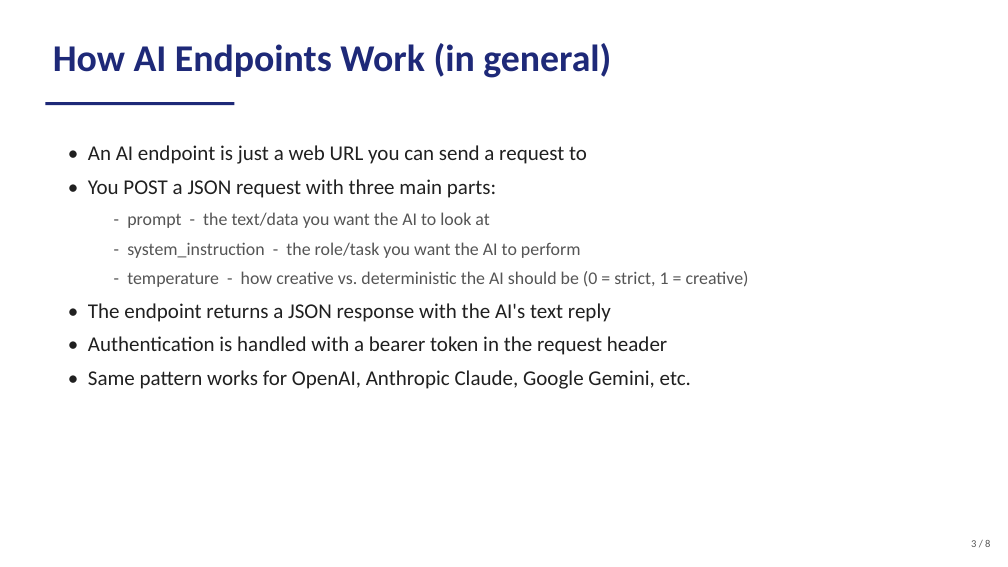
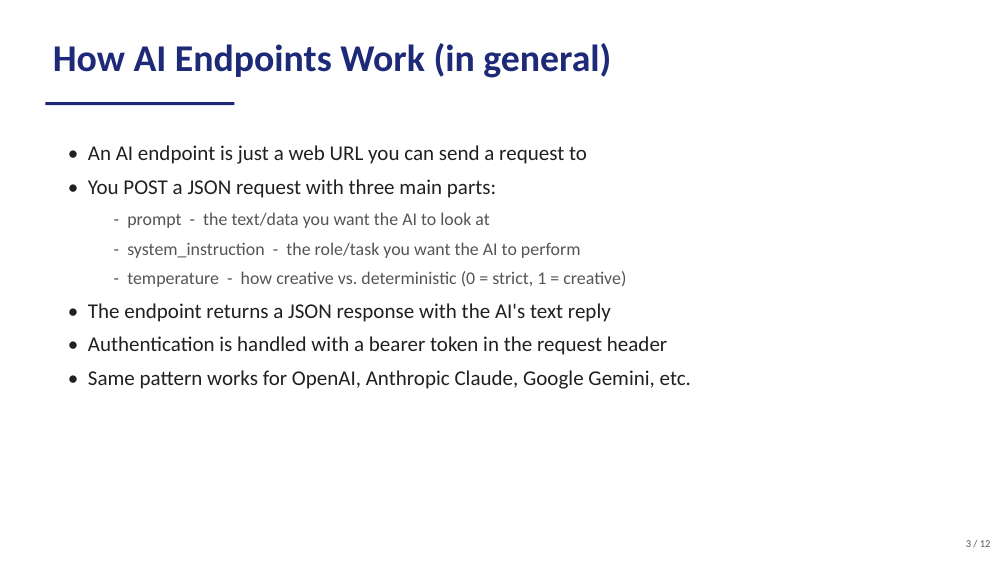
Before and after one commit to AdamJirari/Bank-Game, a slide deck: slide 3 of Galileo_Payment_Analyzer.pptx. Drawn at 1008x567 pixels with LibreOffice and Linux fonts; fonts in the diff are those of the drawing. Boxes give left, top, right and bottom in pixels: in the first picture for what was removed or moved away, otherwise in the second. Text is boxed around its words. In the diff, an @@ line names an element or a change of style, - is before the commit and + after.

```diff
--- a/Galileo_Payment_Analyzer.pptx
+++ b/Galileo_Payment_Analyzer.pptx
@@ text at (127,271,626,287): text changed @@
-  - temperature - how creative vs. deterministic the AI should be (0 = strict, 1 = creative)
+  - temperature - how creative vs. deterministic (0 = strict, 1 = creative)
@@ text at (966,540,991,547): text changed @@
-3 / 8
+3 / 12
```
Also in this commit, not shown: 6 other slides changed, 4 slides added.
